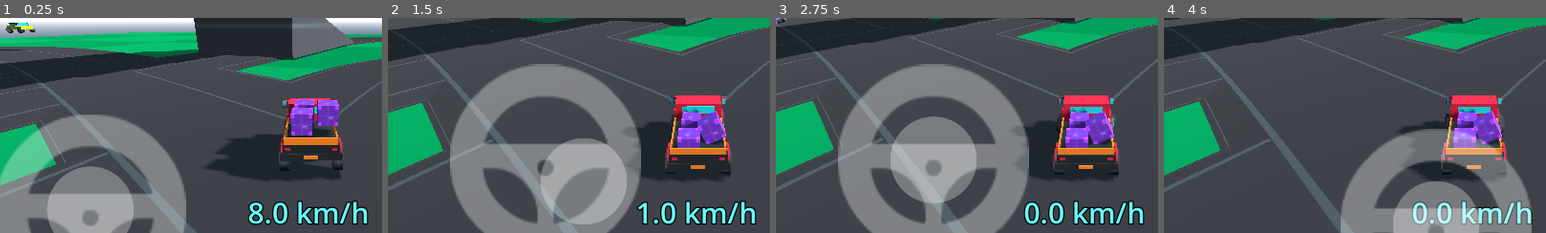
Above: before the commit, frames 1-4 (left to right).
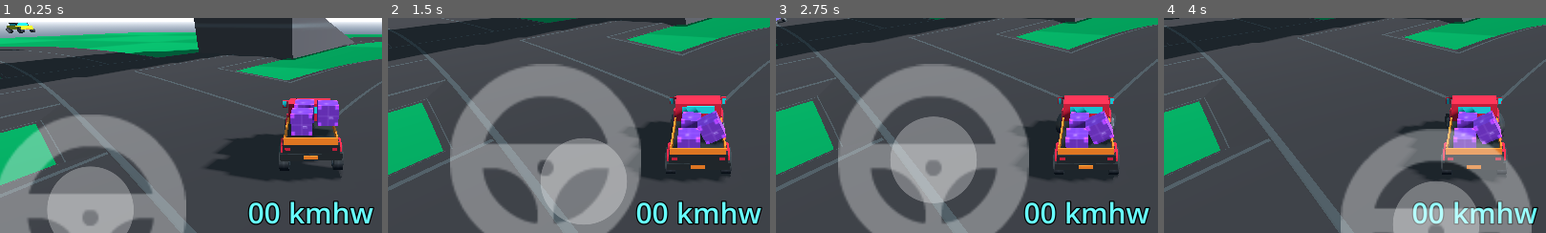
Above: after the commit, the same moments.

Repository: AssafDamari/cars-2
Game: Godot game, scene res://scenes/main.tscn
Two runs of this game, one before a commit and one after it. Both use one fixed random seed, a clock stepped at 60 frames per second and the inputs below.
Inputs (mouse positions are % of the whole screen's width and height, from its top left):
- Up to frame 1 (0.25 s): no input
- Up to frame 2 (1.5 s): tap Enter (ui_accept) at 0.5 s; drag from (34, 50) to (60, 28) at 0.52 s; drag from (30, 55) to (45, 70) at 1.27 s
- Up to frame 3 (2.75 s): move the mouse to (60, 28) at 2.02 s; hold Right (ui_right) from 2.03 s (still down); hold Enter (ui_accept) from 2.03 s (still down)
- Up to frame 4 (4 s): release Right (ui_right) at 2.75 s; release Enter (ui_accept) at 2.75 s; drag from (45, 70) to (20, 35) at 2.77 s; move the mouse to (80, 65) at 3.52 s; hold Left (ui_left) from 3.53 s (still down); hold Enter (ui_accept) from 3.53 s (still down)
The pictures show only the part of the screen within x 9-59%, y 22-72%; the shares and areas given below are measured in that part.

The runs differ from the first frame. In frame 1, 2.3% of the frame differs, in the area x 64-98%, y 84-97%; in frame 2, 2.4%; in frame 3, 2.0%; in frame 4, 1.7%.

Commit message:
Add player controller and UI for vehicle controls; refactor car control logic

Diff:
--- a/scenes/car_1.gd
+++ b/scenes/car_1.gd
@@ -4,47 +4,3 @@
 @export var max_brake_force: float = 20.0
 @export var max_steering_angle: float = 0.5
 @export var steering_speed: float = 3.0
-
-@onready var joystick: VirtualJoystickPlus = $CanvasLayer/VirtualJoystickPlus
-@onready var touch_screen_button_shift: TouchScreenButton = $CanvasLayer/Shift/TouchScreenButtonShift
-
-var is_reverse: bool = false
-
-# Preload textures to avoid stuttering during gameplay
-var texture_reverse = preload("res://textures/joystickLeft.png")
-var texture_forward = preload("res://textures/joystickRight.png") # Example second texture
-
-func _physics_process(delta: float) -> void:
-	# 1. Acceleration and Reverse Logic
-	var gas = Input.is_action_pressed("ui_up")
-
-	# FIX: Use is_action_just_pressed so it only toggles ONCE per click
-	if Input.is_action_just_pressed("ui_down"):
-		is_reverse = !is_reverse
-
-		# CORRECT WAY TO CHANGE TEXTURE:
-		if is_reverse:
-			touch_screen_button_shift.texture_normal = texture_reverse
-		else:
-			touch_screen_button_shift.texture_normal = texture_forward
-
-	if gas:
-		# Apply force based on direction
-		engine_force = max_engine_force * (-1.0 if is_reverse else 1.0)
-	else:
-		engine_force = 0
-
-	# 2. Steering
-	var steer_input = Input.get_action_strength("ui_left") - Input.get_action_strength("ui_right")
-	var joystick_input := joystick.get_value()
-	if joystick_input.length() > 0.0:
-		steer_input = -joystick_input.x
-
-	var steer_target = steer_input * max_steering_angle
-	steering = move_toward(steering, steer_target, delta * steering_speed)
-
-	# 3. Braking
-	if Input.is_action_pressed("ui_accept"):
-		brake = max_brake_force
-	else:
-		brake = 0.0
--- a/scenes/car_1.tscn
+++ b/scenes/car_1.tscn
@@ -5,17 +5,7 @@
 [ext_resource type="Material" uid="uid://bpgi78a6n1pd3" path="res://materials/dark.tres" id="3_h2cct"]
 [ext_resource type="Material" uid="uid://dstm1evqenur1" path="res://materials/orange.tres" id="4_u2fa2"]
 [ext_resource type="Material" uid="uid://id13ux6gtf3n" path="res://materials/light_blue.tres" id="5_8j6vf"]
-[ext_resource type="PackedScene" uid="uid://f64whos56byr" path="res://scenes/speedometer.tscn" id="5_h2cct"]
 [ext_resource type="Script" uid="uid://djlvejcullers" path="res://scenes/car_1.gd" id="6_car1script"]
-[ext_resource type="Texture2D" uid="uid://d1kf8t1q37no0" path="res://textures/icon_pedal.png" id="8_5mj8q"]
-[ext_resource type="Texture2D" uid="uid://dhmvdwkfxkkl1" path="res://textures/icon_pedal_black.png" id="9_fj4fd"]
-[ext_resource type="Texture2D" uid="uid://0e6uu2ooyhur" path="res://textures/icon_pedal_brake.png" id="9_u5pm5"]
-[ext_resource type="Texture2D" uid="uid://khy3eob0bd4r" path="res://textures/joystickRight.png" id="10_lkfvg"]
-[ext_resource type="Script" uid="uid://le2y1bavsjxc" path="res://addons/virtual_joystick_plus/virtual_joystick_plus.gd" id="10_wi2xe"]
-[ext_resource type="Texture2D" uid="uid://brsu6r6csb08i" path="res://textures/joystickRightBlack.png" id="11_fj4fd"]
-[ext_resource type="Texture2D" uid="uid://ct6umjr3y3kaq" path="res://textures/icon_pedal_brake_black.png" id="11_os8n2"]
-[ext_resource type="Texture2D" uid="uid://01srmdbuabf7" path="res://textures/icon_steering_wheel.png" id="11_wi2xe"]
-[ext_resource type="Texture2D" uid="uid://dlf0vtvb7xr5u" path="res://addons/virtual_joystick_plus/resources/textures/stick_texture_5.png" id="12_lkfvg"]
 
 [sub_resource type="BoxShape3D" id="BoxShape3D_3e54y"]
 size = Vector3(2, 0.3, 4)
@@ -65,20 +55,6 @@
 
 [sub_resource type="CylinderMesh" id="CylinderMesh_b4fkd"]
 radial_segments = 8
-
-[sub_resource type="GDScript" id="GDScript_ecky1"]
-resource_name = "speedometer"
-script/source = "extends Label
-
-@onready var car := get_parent().get_parent() as VehicleBody3D
-
-func _process(_delta: float) -> void:
-	if car:
-		var speed_mps = car.linear_velocity.length()
-		var speed_kmh = speed_mps * 3.6
-
-		text = str(round(speed_kmh)) + \" km/h\"
-"
 
 [node name="Car1" type="VehicleBody3D" unique_id=1835131583]
 mass = 500.0
@@ -315,91 +291,3 @@
 transform = Transform3D(0.12797426, 0, 0, 0, -9.256594e-08, 0.5161956, 0, -2.117662, -2.2563626e-08, -0.975, 0.416, 0.017)
 material_override = ExtResource("2_o6j5x")
 mesh = SubResource("CylinderMesh_b4fkd")
-
-[node name="CanvasLayer" type="CanvasLayer" parent="." unique_id=1755920237]
-
-[node name="Speedometer" parent="CanvasLayer" unique_id=1149325968 instance=ExtResource("5_h2cct")]
-offset_left = -131.5
-offset_top = 112.5
-offset_right = 131.5
-offset_bottom = 195.5
-script = SubResource("GDScript_ecky1")
-
-[node name="Gas" type="Control" parent="CanvasLayer" unique_id=1958670784]
-layout_mode = 3
-anchors_preset = 3
-anchor_left = 1.0
-anchor_top = 1.0
-anchor_right = 1.0
-anchor_bottom = 1.0
-offset_left = -399.0
-offset_top = -687.0
-offset_right = -210.0
-offset_bottom = -495.0
-grow_horizontal = 0
-grow_vertical = 0
-
-[node name="TouchScreenButtonGas" type="TouchScreenButton" parent="CanvasLayer/Gas" unique_id=1238707522]
-scale = Vector2(2, 2)
-texture_normal = ExtResource("8_5mj8q")
-texture_pressed = ExtResource("9_fj4fd")
-action = "ui_up"
-
-[node name="Brake" type="Control" parent="CanvasLayer" unique_id=1543947308]
-layout_mode = 3
-anchors_preset = 3
-anchor_left = 1.0
-anchor_top = 1.0
-anchor_right = 1.0
-anchor_bottom = 1.0
-offset_left = -400.0
-offset_top = -435.0
-offset_right = -220.0
-offset_bottom = -236.0
-grow_horizontal = 0
-grow_vertical = 0
-
-[node name="TouchScreenButtonBrake" type="TouchScreenButton" parent="CanvasLayer/Brake" unique_id=983139664]
-scale = Vector2(2, 2)
-texture_normal = ExtResource("9_u5pm5")
-texture_pressed = ExtResource("11_os8n2")
-action = "ui_accept"
-
-[node name="Shift" type="Control" parent="CanvasLayer" unique_id=65944418]
-layout_mode = 3
-anchors_preset = 3
-anchor_left = 1.0
-anchor_top = 1.0
-anchor_right = 1.0
-anchor_bottom = 1.0
-offset_left = -410.0
-offset_top = -242.0
-offset_right = -198.0
-offset_bottom = -40.0
-grow_horizontal = 0
-grow_vertical = 0
-
-[node name="TouchScreenButtonShift" type="TouchScreenButton" parent="CanvasLayer/Shift" unique_id=1055878466]
-scale = Vector2(2, 2)
-texture_normal = ExtResource("10_lkfvg")
-texture_pressed = ExtResource("11_fj4fd")
-action = "ui_down"
-
-[node name="VirtualJoystickPlus" type="Control" parent="CanvasLayer" unique_id=1686379269]
-custom_minimum_size = Vector2(300, 300)
-layout_mode = 3
-anchors_preset = 9
-anchor_bottom = 1.0
-offset_right = 1094.0
-grow_vertical = 2
-pivot_offset = Vector2(547, 450)
-script = ExtResource("10_wi2xe")
-joystick_mode = 1
-scale_factor = 2.0
-relative_position = Vector2(0.2, 0.8)
-joystick_texture = ExtResource("11_wi2xe")
-joystick_opacity = 0.332
-stick_use_textures = false
-stick_texture = ExtResource("12_lkfvg")
-stick_opacity = 0.295
-metadata/_custom_type_script = "uid://le2y1bavsjxc"
--- a/scenes/main.tscn
+++ b/scenes/main.tscn
@@ -7,6 +7,7 @@
 [ext_resource type="Texture2D" uid="uid://cia5lbul6m3ls" path="res://textures/texture_08.png" id="5_o6xl0"]
 [ext_resource type="PackedScene" uid="uid://c1y6yhe347n7s" path="res://scenes/fps_label.tscn" id="5_tbgi4"]
 [ext_resource type="Texture2D" uid="uid://ctgqaagfieav1" path="res://textures/roadTexture_72.png" id="5_tefeu"]
+[ext_resource type="PackedScene" uid="uid://dq5vm2aqyrech" path="res://scenes/player_controller.tscn" id="5_ya4ey"]
 [ext_resource type="PackedScene" uid="uid://i3mut64ucg30" path="res://scenes/bridge.tscn" id="6_tefeu"]
 [ext_resource type="PackedScene" uid="uid://dtp5bt81r57mc" path="res://scenes/npx_car.tscn" id="9_85g3d"]
 [ext_resource type="PackedScene" uid="uid://oic2u1tn4ubi" path="res://scenes/npc_car_controller.tscn" id="10_npcctrl"]
@@ -90,6 +91,8 @@
 [node name="Car1" parent="." unique_id=1835131583 groups=["CAR"] instance=ExtResource("2_qo751")]
 transform = Transform3D(0.29157054, -3.924194e-08, -0.95654935, 3.483552e-08, 1, -3.0406095e-08, 0.95654935, -2.4456371e-08, 0.29157054, -10.711338, 1.6186069, 7.0265427)
 
+[node name="PlayerController" parent="Car1" unique_id=193088310 instance=ExtResource("5_ya4ey")]
+
 [node name="Box" parent="." unique_id=74203526 instance=ExtResource("4_85g3d")]
 transform = Transform3D(0.9639237, 0, 0.26617864, 0, 1, 0, -0.26617864, 0, 0.9639237, -10.384853, 2.915029, 7.17163)
 
--- /dev/null
+++ b/scenes/player_controller.gd
@@ -0,0 +1,44 @@
+extends Node3D
+@onready var vehicle: VehicleBody3D = get_parent()
+@onready var joystick: VirtualJoystickPlus = $"Player controllsUI/VirtualJoystickPlus"
+@onready var touch_screen_button_shift: TouchScreenButton = $"Player controllsUI/Shift/TouchScreenButtonShift"
+
+var is_reverse: bool = false
+# Preload textures to avoid stuttering during gameplay
+var texture_reverse = preload("res://textures/joystickLeft.png")
+var texture_forward = preload("res://textures/joystickRight.png") # Example second texture
+
+func _physics_process(delta: float) -> void:
+	# 1. Acceleration and Reverse Logic
+	var gas = Input.is_action_pressed("ui_up")
+
+	# FIX: Use is_action_just_pressed so it only toggles ONCE per click
+	if Input.is_action_just_pressed("ui_down"):
+		is_reverse = !is_reverse
+
+		# CORRECT WAY TO CHANGE TEXTURE:
+		if is_reverse:
+			touch_screen_button_shift.texture_normal = texture_reverse
+		else:
+			touch_screen_button_shift.texture_normal = texture_forward
+
+	if gas:
+		# Apply force based on direction
+		vehicle.engine_force = vehicle.max_engine_force * (-1.0 if is_reverse else 1.0)
+	else:
+		vehicle.engine_force = 0
+
+	# 2. Steering
+	var steer_input = Input.get_action_strength("ui_left") - Input.get_action_strength("ui_right")
+	var joystick_input := joystick.get_value()
+	if joystick_input.length() > 0.0:
+		steer_input = -joystick_input.x
+
+	var steer_target = steer_input * vehicle.max_steering_angle
+	vehicle.steering = move_toward(vehicle.steering, steer_target, delta * vehicle.steering_speed)
+
+	# 3. Braking
+	if Input.is_action_pressed("ui_accept"):
+		vehicle.brake = vehicle.max_brake_force
+	else:
+		vehicle.brake = 0.0
--- /dev/null
+++ b/scenes/player_controller.tscn
@@ -0,0 +1,118 @@
+[gd_scene format=3 uid="uid://dq5vm2aqyrech"]
+
+[ext_resource type="Script" uid="uid://bqv5dx5kqebu2" path="res://scenes/player_controller.gd" id="1_d4y06"]
+[ext_resource type="PackedScene" uid="uid://f64whos56byr" path="res://scenes/speedometer.tscn" id="2_mfmwq"]
+[ext_resource type="Texture2D" uid="uid://d1kf8t1q37no0" path="res://textures/icon_pedal.png" id="3_1kmjt"]
+[ext_resource type="Texture2D" uid="uid://dhmvdwkfxkkl1" path="res://textures/icon_pedal_black.png" id="4_bqnof"]
+[ext_resource type="Texture2D" uid="uid://0e6uu2ooyhur" path="res://textures/icon_pedal_brake.png" id="5_iu0n4"]
+[ext_resource type="Texture2D" uid="uid://ct6umjr3y3kaq" path="res://textures/icon_pedal_brake_black.png" id="6_ngi1a"]
+[ext_resource type="Texture2D" uid="uid://khy3eob0bd4r" path="res://textures/joystickRight.png" id="7_ek60h"]
+[ext_resource type="Texture2D" uid="uid://brsu6r6csb08i" path="res://textures/joystickRightBlack.png" id="8_6cx1n"]
+[ext_resource type="Script" uid="uid://le2y1bavsjxc" path="res://addons/virtual_joystick_plus/virtual_joystick_plus.gd" id="9_sdupd"]
+[ext_resource type="Texture2D" uid="uid://01srmdbuabf7" path="res://textures/icon_steering_wheel.png" id="10_34smf"]
+[ext_resource type="Texture2D" uid="uid://dlf0vtvb7xr5u" path="res://addons/virtual_joystick_plus/resources/textures/stick_texture_5.png" id="11_kdses"]
+
+[sub_resource type="GDScript" id="GDScript_aq10k"]
+resource_name = "speedometer"
+script/source = "extends Label
+
+@onready var car := get_parent().get_parent() as VehicleBody3D
+
+func _process(_delta: float) -> void:
+	if car:
+		var speed_mps = car.linear_velocity.length()
+		var speed_kmh = speed_mps * 3.6
+
+		text = str(round(speed_kmh)) + \" km/h\"
+"
+
+[node name="PlayerController" type="Node3D" unique_id=193088310]
+script = ExtResource("1_d4y06")
+
+[node name="Player controllsUI" type="CanvasLayer" parent="." unique_id=406770995]
+
+[node name="Speedometer" parent="Player controllsUI" unique_id=1149325968 instance=ExtResource("2_mfmwq")]
+offset_left = -131.5
+offset_top = 112.5
+offset_right = 131.5
+offset_bottom = 195.5
+script = SubResource("GDScript_aq10k")
+
+[node name="Gas" type="Control" parent="Player controllsUI" unique_id=372514801]
+layout_mode = 3
+anchors_preset = 3
+anchor_left = 1.0
+anchor_top = 1.0
+anchor_right = 1.0
+anchor_bottom = 1.0
+offset_left = -399.0
+offset_top = -687.0
+offset_right = -210.0
+offset_bottom = -495.0
+grow_horizontal = 0
+grow_vertical = 0
+
+[node name="TouchScreenButtonGas" type="TouchScreenButton" parent="Player controllsUI/Gas" unique_id=1511290349]
+scale = Vector2(2, 2)
+texture_normal = ExtResource("3_1kmjt")
+texture_pressed = ExtResource("4_bqnof")
+action = "ui_up"
+
+[node name="Brake" type="Control" parent="Player controllsUI" unique_id=90182225]
+layout_mode = 3
+anchors_preset = 3
+anchor_left = 1.0
+anchor_top = 1.0
+anchor_right = 1.0
+anchor_bottom = 1.0
+offset_left = -400.0
+offset_top = -435.0
+offset_right = -220.0
+offset_bottom = -236.0
+grow_horizontal = 0
+grow_vertical = 0
+
+[node name="TouchScreenButtonBrake" type="TouchScreenButton" parent="Player controllsUI/Brake" unique_id=1117390335]
+scale = Vector2(2, 2)
+texture_normal = ExtResource("5_iu0n4")
+texture_pressed = ExtResource("6_ngi1a")
+action = "ui_accept"
+
+[node name="Shift" type="Control" parent="Player controllsUI" unique_id=706155727]
+layout_mode = 3
+anchors_preset = 3
+anchor_left = 1.0
+anchor_top = 1.0
+anchor_right = 1.0
+anchor_bottom = 1.0
+offset_left = -410.0
+offset_top = -242.0
+offset_right = -198.0
+offset_bottom = -40.0
+grow_horizontal = 0
+grow_vertical = 0
+
+[node name="TouchScreenButtonShift" type="TouchScreenButton" parent="Player controllsUI/Shift" unique_id=1829674828]
+scale = Vector2(2, 2)
+texture_normal = ExtResource("7_ek60h")
+texture_pressed = ExtResource("8_6cx1n")
+action = "ui_down"
+
+[node name="VirtualJoystickPlus" type="Control" parent="Player controllsUI" unique_id=1499984360]
+custom_minimum_size = Vector2(300, 300)
+layout_mode = 3
+anchors_preset = 9
+anchor_bottom = 1.0
+offset_right = 1094.0
+grow_vertical = 2
+pivot_offset = Vector2(547, 450)
+script = ExtResource("9_sdupd")
+joystick_mode = 1
+scale_factor = 2.0
+relative_position = Vector2(0.2, 0.8)
+joystick_texture = ExtResource("10_34smf")
+joystick_opacity = 0.332
+stick_use_textures = false
+stick_texture = ExtResource("11_kdses")
+stick_opacity = 0.295
+metadata/_custom_type_script = "uid://le2y1bavsjxc"
--- /dev/null
+++ b/scenes/player_controlls_ui.gd
@@ -0,0 +1 @@
+extends CanvasLayer
Not shown, added: scenes/player_controller.gd.uid
Not shown, added: scenes/player_controlls_ui.gd.uid
